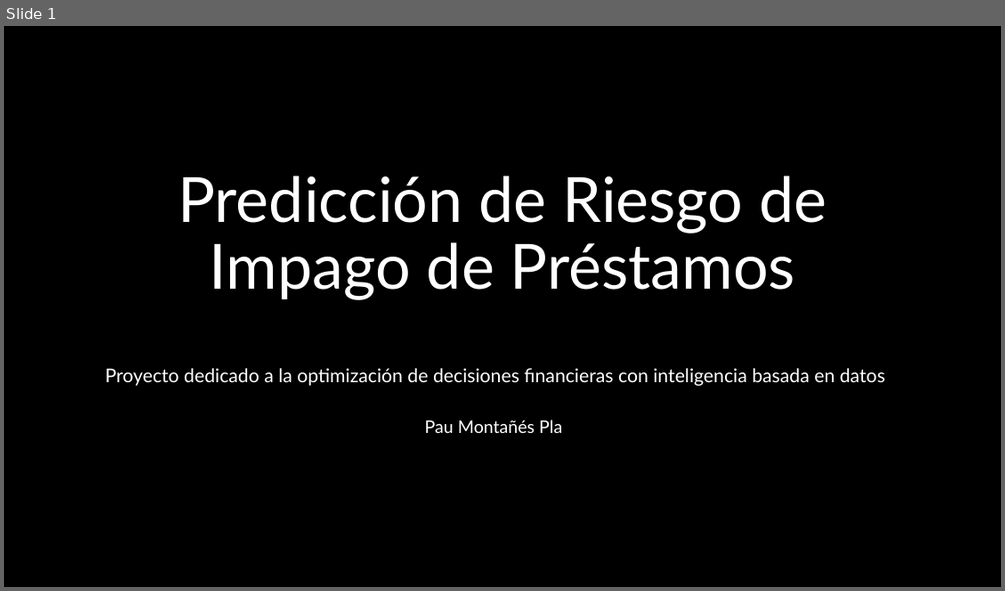
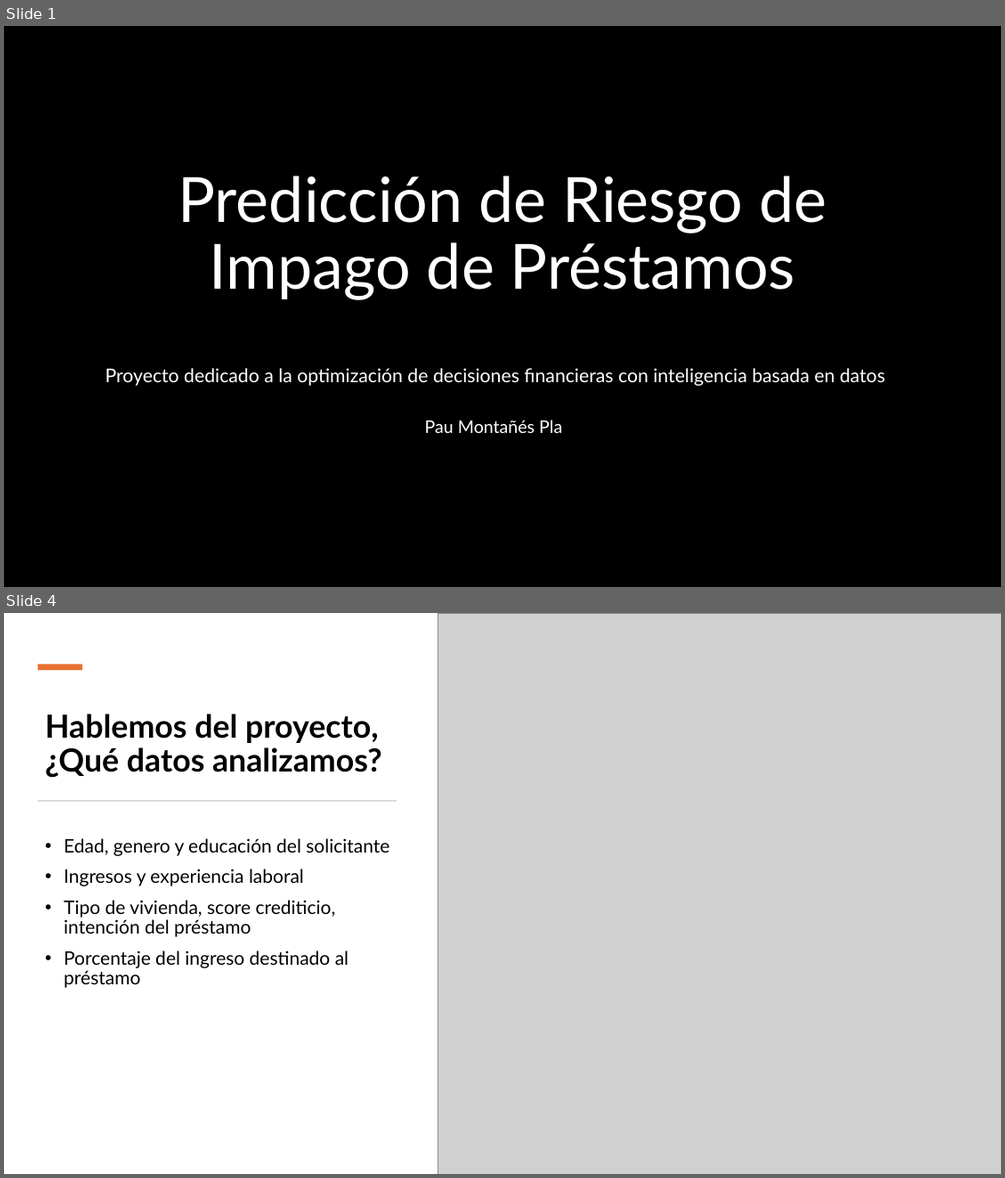
Before and after one commit to paumonty/ML_project, a slide deck: ML Proyect.pptx. Shown one above the other, each under a label of ours: slide 1 before the commit, slides 1 and 4 after it; the slides between them are not shown. The pictures are 1005x591 and 1005x1178 pixels, drawn with LibreOffice and Linux fonts; fonts in the diff are those of the drawing; grey boxes stand for pictures; background and template pictures are left out. Boxes give left, top, right and bottom in pixels: in the first picture for what was removed or moved away, otherwise in the second. Text is boxed around its words. In the diff, an @@ line names an element or a change of style, - is before the commit and + after.

```diff
--- a/ML Proyect.pptx
+++ b/ML Proyect.pptx
@@ slide 4 added at [4,613,1001,1174], background #FFFFFF @@
@@ picture added at [437,613,1001,1174] @@
@@ rectangle added at [38,664,82,670], fill #E97132 @@
@@ title added at [45,714,382,778], 30.6 pt, text #000000, bold @@
+Hablemos del proyecto, ¿Qué datos analizamos?
@@ rectangle added at [38,800,396,802], fill #D5D5D5 @@
@@ text added at [64,838,389,988], 18 pt, text #000000 @@
+• Edad, genero y educación del solicitante
+• Ingresos y experiencia laboral
+• Tipo de vivienda, score crediticio, intención del préstamo
+• Porcentaje del ingreso destinado al préstamo
```
Also in this commit, not shown: 10 other slides added, 9 slides removed.
